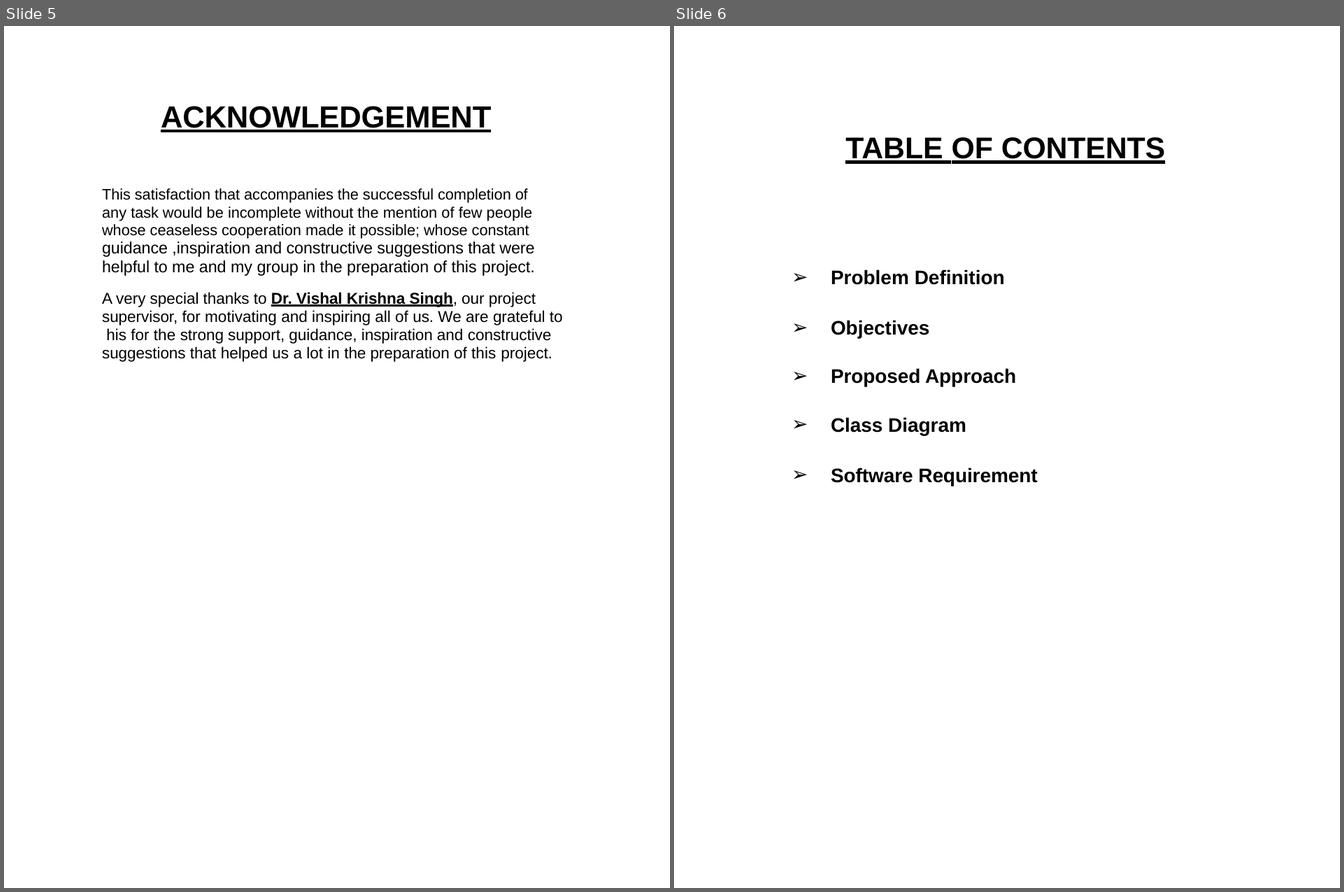
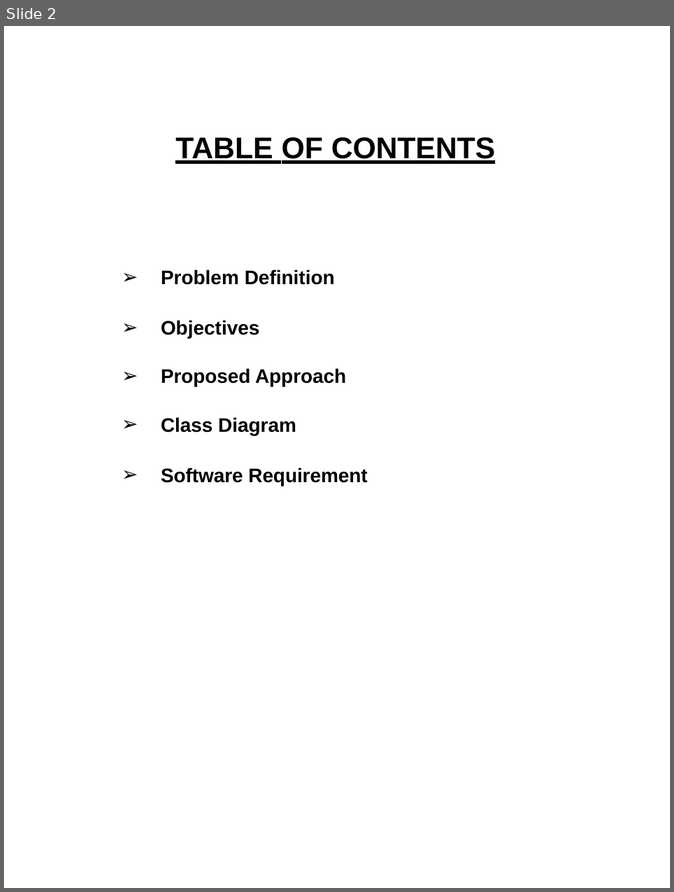
Before and after one commit to rajutkarshgupt/tinceptor_public, a slide deck: Mid_Presentation.pptx. Shown side by side, each under a label of ours: slides 5 and 6 before the commit, slide 2 after it. The pictures are 1344x892 and 674x892 pixels, drawn with LibreOffice and Linux fonts; fonts in the diff are those of the drawing. Boxes give left, top, right and bottom in pixels: in the first picture for what was removed or moved away, otherwise in the second. Text is boxed around its words. In the diff, an @@ line names an element or a change of style, - is before the commit and + after.

```diff
--- a/Mid_Presentation.pptx
+++ b/Mid_Presentation.pptx
@@ slide 5 removed at box(4, 26, 670, 888), background #FFFFFF @@
@@ title removed at box(161, 106, 491, 132) @@
-ACKNOWLEDGEMENT
@@ text removed at box(102, 188, 563, 362) @@
-This satisfaction that accompanies the successful completion of any task would be incomplete without the mention of few people whose ceaseless cooperation made it possible; whose constant guidance ,inspiration and constructive suggestions that were helpful to me and my group in the preparation of this project.
-A very special thanks to Dr. Vishal Krishna Singh, our project supervisor, for motivating and inspiring all of us. We are grateful to his for the strong support, guidance, inspiration and constructive suggestions that helped us a lot in the preparation of this project.
@@ what was slide 6 is now slide 2 @@
```
Also in this commit, not shown: 1 slide changed, 5 other slides removed.
